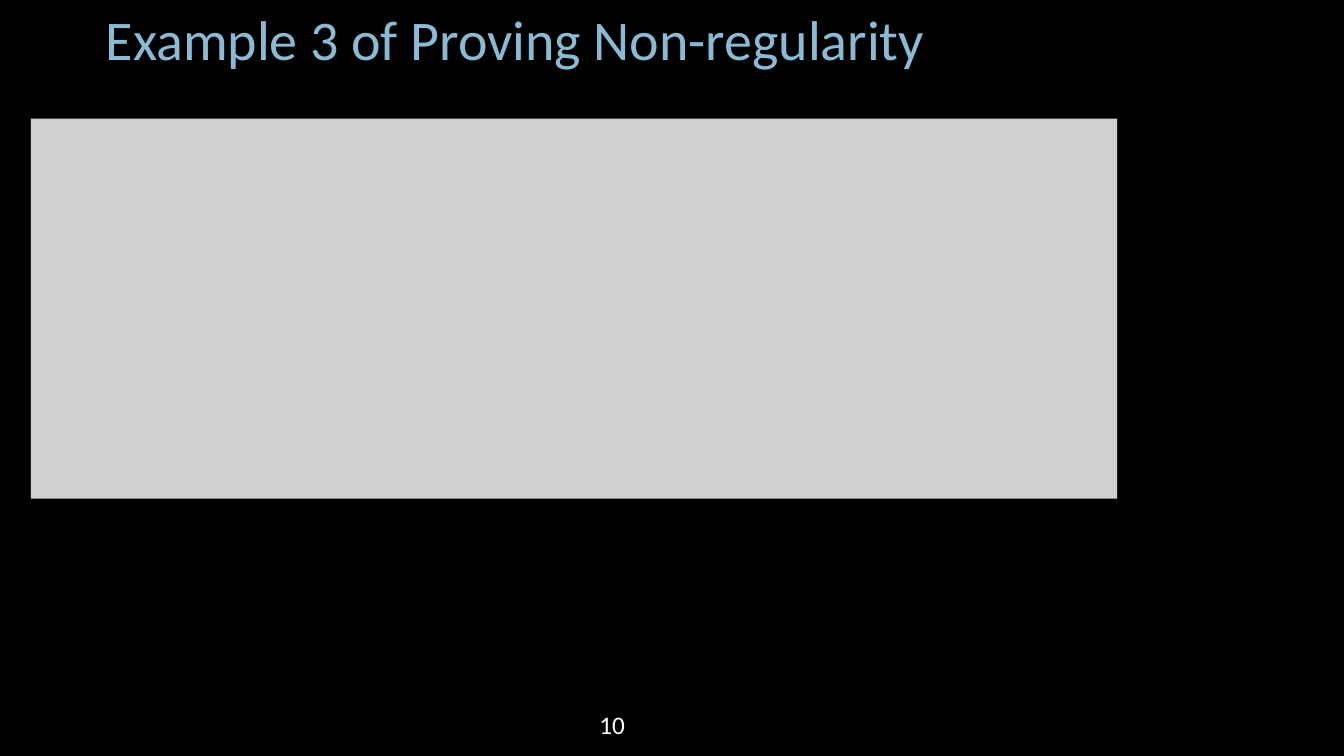
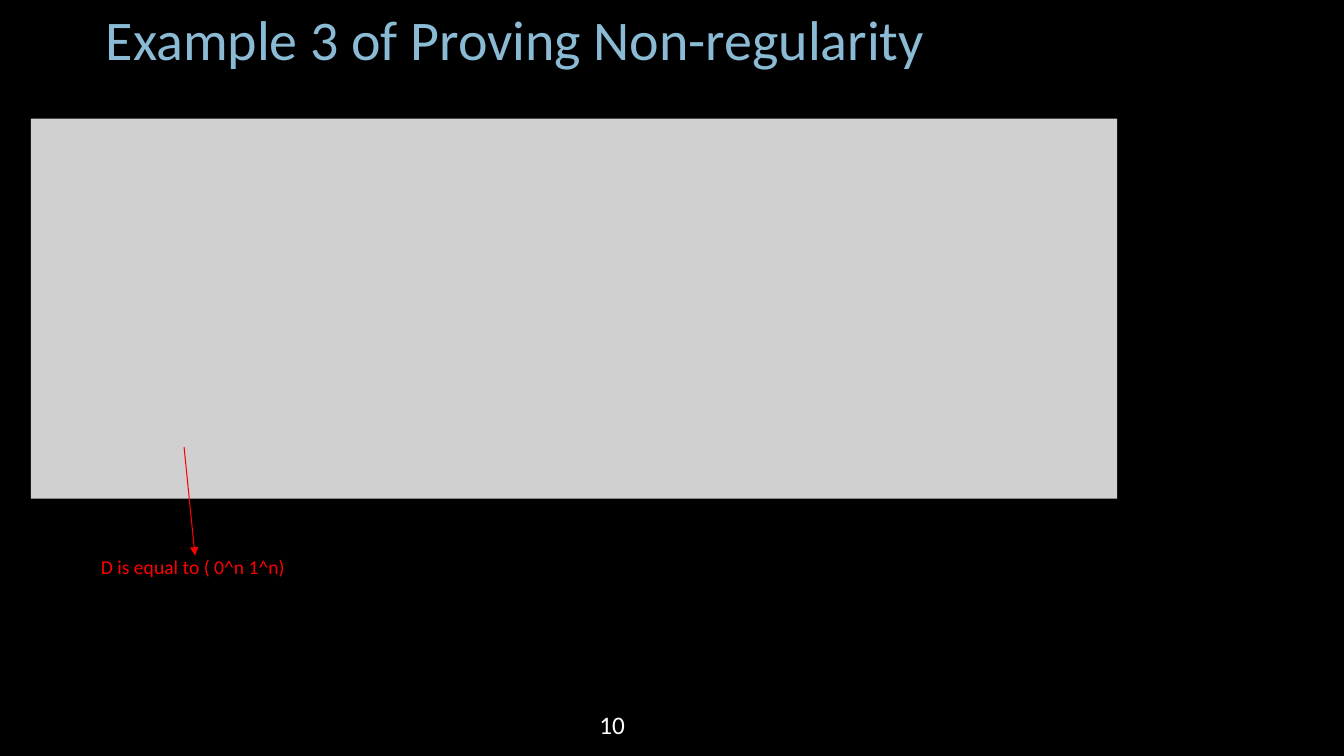
Before and after one commit to Angold-4/AngoCS, a slide deck: slide 14 of MIT 6.840/lectures/lecture03/MIT18_404f20_lec3.pptx (slide 10 before the commit). Drawn at 1344x756 pixels with LibreOffice and Linux fonts; fonts in the diff are those of the drawing; grey boxes stand for pictures. Boxes give left, top, right and bottom in pixels: in the first picture for what was removed or moved away, otherwise in the second. Text is boxed around its words. In the diff, an @@ line names an element or a change of style, - is before the commit and + after.

```diff
--- a/MIT 6.840/lectures/lecture03/MIT18_404f20_lec3.pptx
+++ b/MIT 6.840/lectures/lecture03/MIT18_404f20_lec3.pptx
@@ arrow added from (185, 447) to (195, 556), #FF0000 0.75 pt @@
@@ text added at (101, 560, 285, 577), 14 pt, text #FF0000 @@
+D is equal to ( 0^n 1^n)
```
Also in this commit, not shown: 8 other slides changed, 5 slides added, 12 other files.
